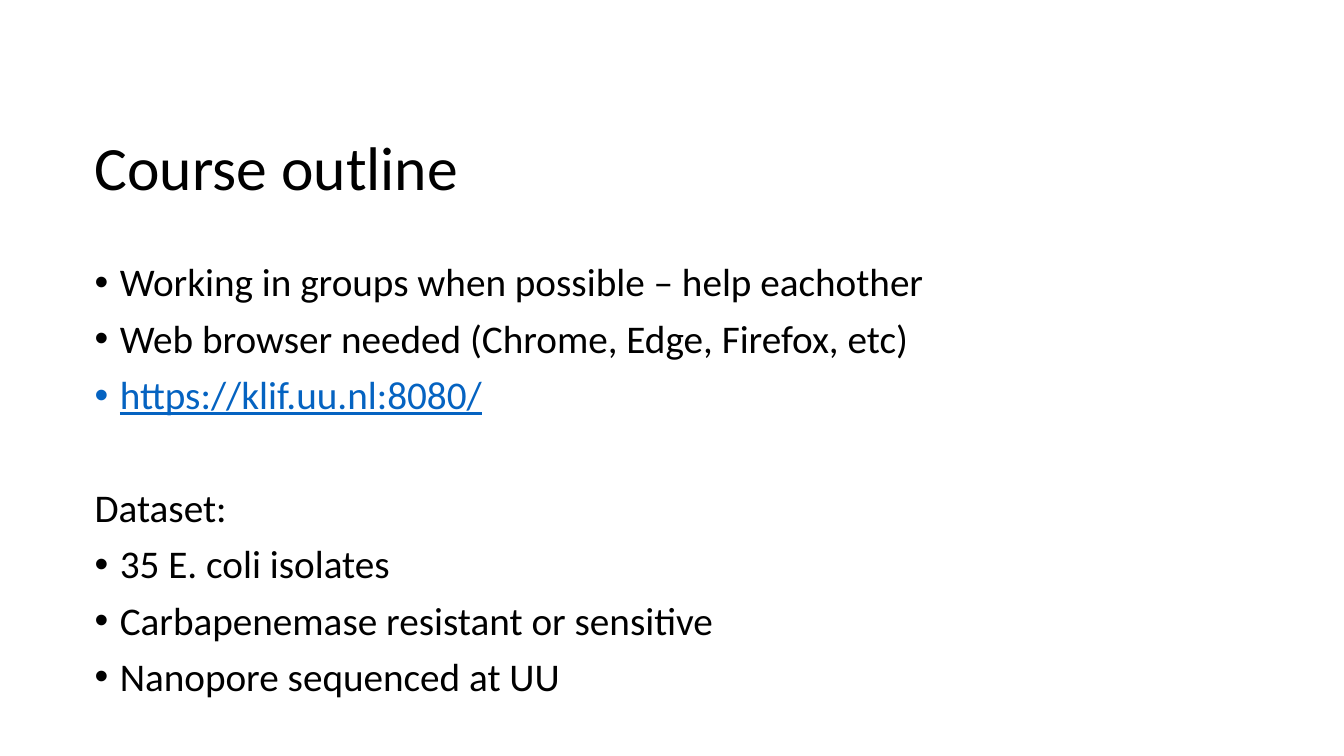
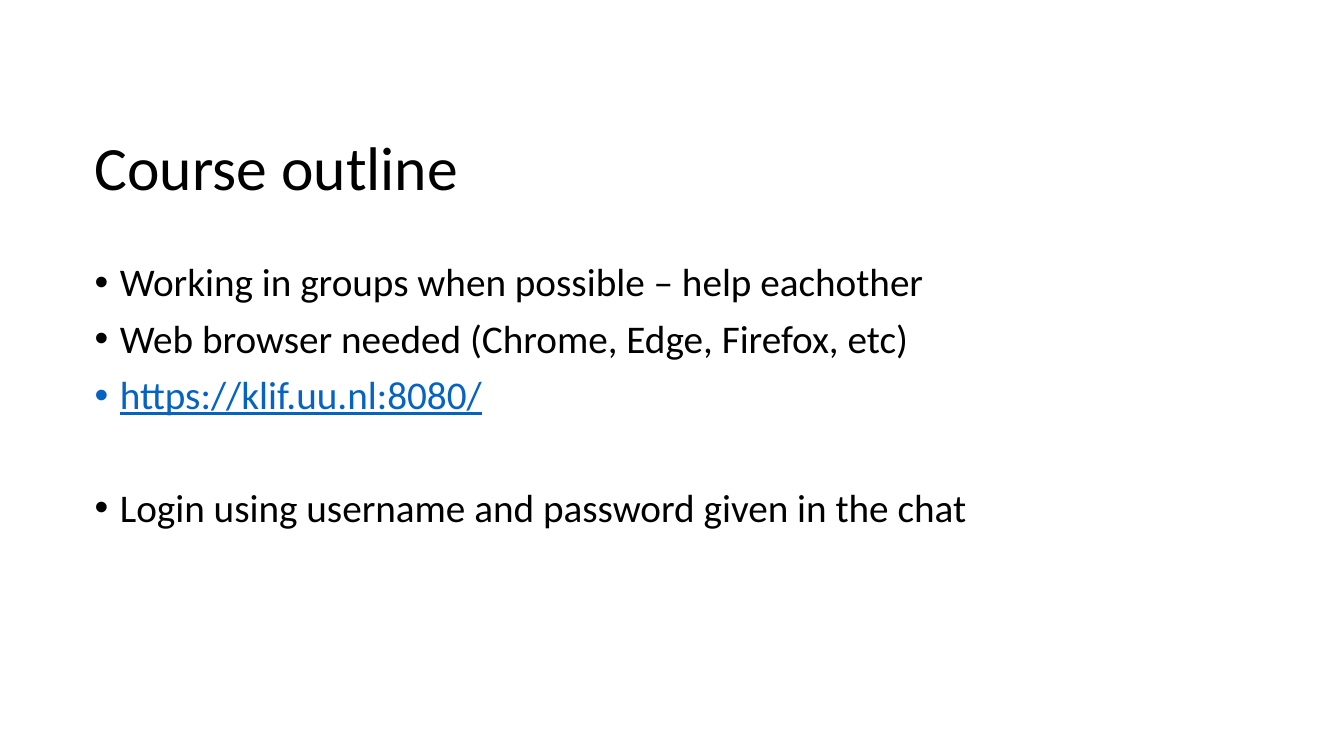
Before and after one commit to JPIAMRTRIUMPH/MicrobialGenomics, a slide deck: slide 13 of files/Intro Linux Commandline and Nanopore Microbial Genomics Course.pptx (slide 26 before the commit). Drawn at 1344x756 pixels with LibreOffice and Linux fonts; fonts in the diff are those of the drawing. Boxes give left, top, right and bottom in pixels: in the first picture for what was removed or moved away, otherwise in the second. Text is boxed around its words. In the diff, an @@ line names an element or a change of style, - is before the commit and + after.

```diff
--- a/files/Intro Linux Commandline and Nanopore Microbial Genomics Course.pptx
+++ b/files/Intro Linux Commandline and Nanopore Microbial Genomics Course.pptx
@@ text at (x1=120, y1=494, x2=967, y2=529): text changed @@
-Dataset:
-• 35 E. coli isolates
-• Carbapenemase resistant or sensitive
-• Nanopore sequenced at UU
+• Login using username and password given in the chat
```
Also in this commit, not shown: 6 other slides changed.
